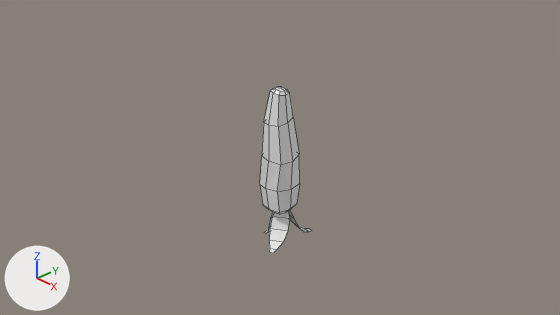
A saved change to the Blender file blender/bullet_carrot.blend.
Rendered twice from the file's camera 'Camera-noimp'. The lights are fixed; the arrows at lower left show +X, +Y and +Z. Mesh edges are drawn as thin lines. Objects named as collision shapes, trigger or cutter boxes, shadow casters or lower levels of detail are left out.

Names of what the first picture shows: 'Plane.002', 'carrot'.
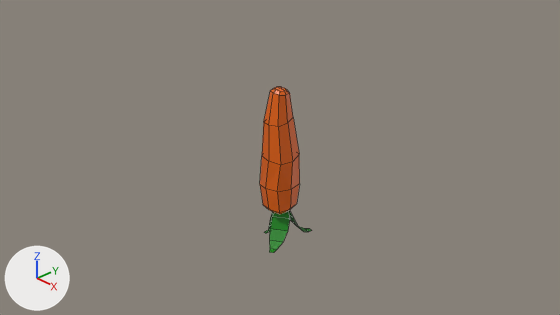
Boxes (x1, y1, x2, y2) around the edits, measured in the pictures (560 x 315 px):
'carrot', recoloured: (260, 87, 300, 214) in both
'Plane.002', recoloured (white to green): (269, 211, 290, 253) in both

Patch to the scene script:
```diff
--- a/blender/bullet_carrot.blend.py
+++ b/blender/bullet_carrot.blend.py
@@ mat_carrot @@
+mat_carrot = principled_material('carrot')
+mat_carrot.base_color = (0.8, 0.126, 0.0)  # orange #e76300
+mat_carrot.roughness = 0.4
@@ mat_green @@
+mat_green = principled_material('green')
+mat_green.base_color = (0.0, 0.228, 0.00272)  # green #008309
@@ me_cube @@
 me_cube.from_pydata(...)  # 58 vertices, 56 faces; spans x -0.28..0.25, y -0.25..0.28, z -0.96..1.01
-me_cube.materials.append(mat_material)  # white #e7e7e7
+me_cube.materials.append(mat_carrot)  # orange #e76300
@@ me_plane_002 @@
 me_plane_002.from_pydata(...)  # 12 vertices, 5 faces; spans x -0.032..0.281, y -0.415..0.037, z -1.409..-0.872
+me_plane_002.materials.append(mat_green)  # green #008309
```
